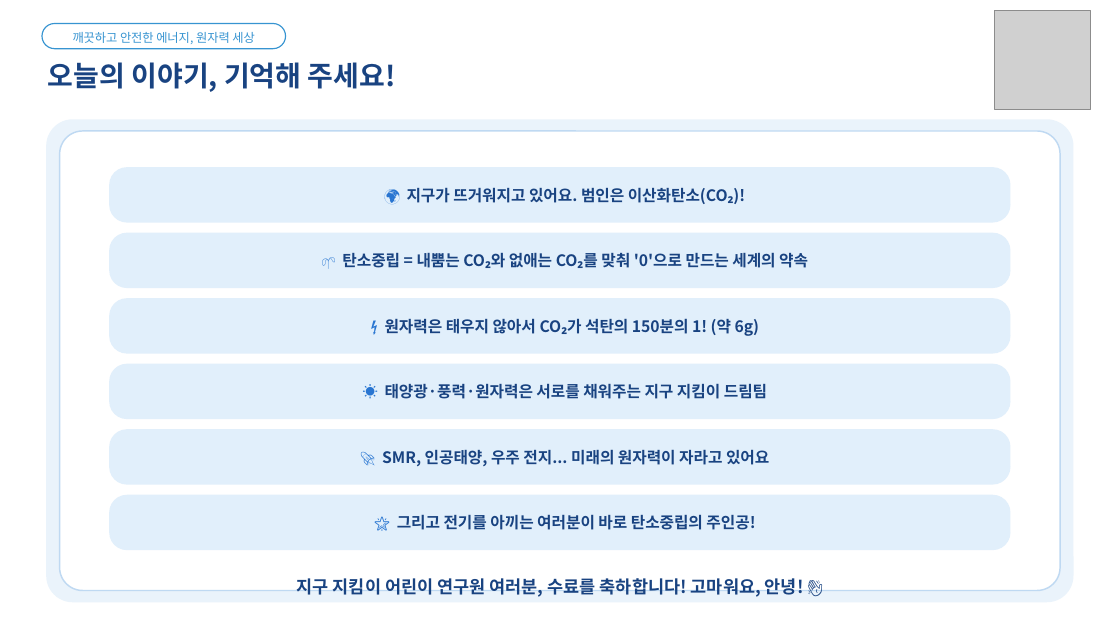
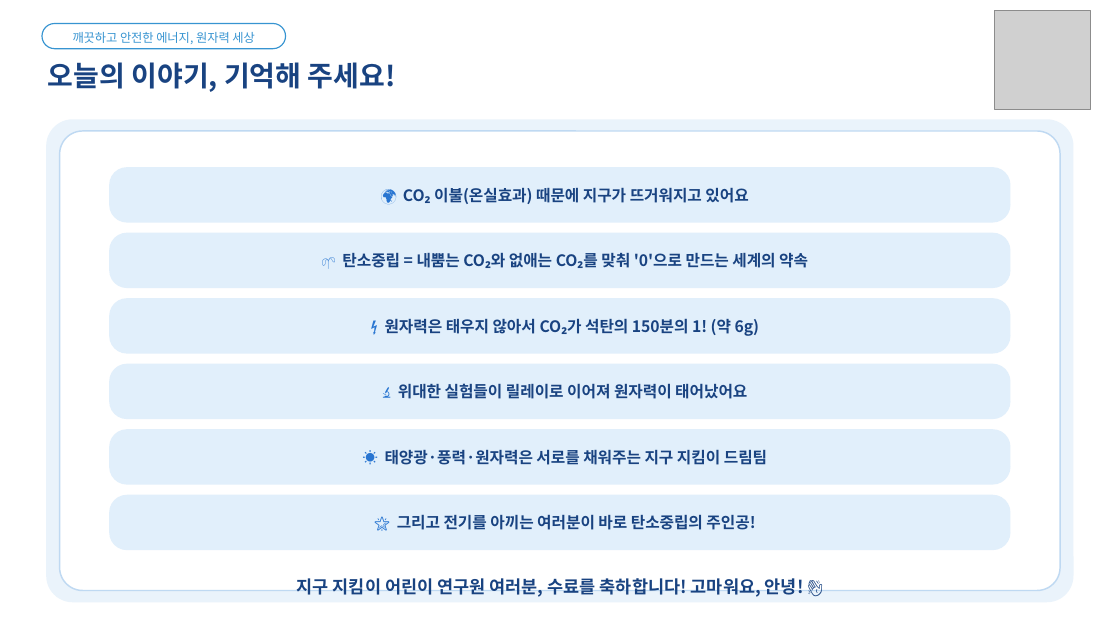
Before and after one commit to parksang-jun/ecture-materials, a slide deck: slide 39 of 강의자료/원자력과 탄소중립_표준양식.pptx (slide 36 before the commit). Drawn at 1120x630 pixels with LibreOffice and Linux fonts; fonts in the diff are those of the drawing; grey boxes stand for pictures. Boxes give left, top, right and bottom in pixels: in the first picture for what was removed or moved away, otherwise in the second. Text is boxed around its words. In the diff, an @@ line names an element or a change of style, - is before the commit and + after.

```diff
--- a/강의자료/원자력과 탄소중립_표준양식.pptx
+++ b/강의자료/원자력과 탄소중립_표준양식.pptx
@@ text in rounded rectangle at bbox=[434, 188, 748, 204]: text changed @@
-🌍 지구가 뜨거워지고 있어요. 범인은 이산화탄소(CO₂)!
+🌍 CO₂ 이불(온실효과) 때문에 지구가 뜨거워지고 있어요
@@ rounded rectangle added at bbox=[109, 364, 1011, 419], fill #E1EFFB, 13.5 pt, text #194381, bold @@
+🔬 위대한 실험들이 릴레이로 이어져 원자력이 태어났어요
@@ rounded rectangle "☀️ 태양광·풍력·원자력은 서로를 채워주는 지구 ...": place and size @@
-rounded rectangle "☀️ 태양광·풍력·원자력은 서로를 채워주는 지구 ..." at bbox=[109, 364, 1011, 419]
+rounded rectangle "☀️ 태양광·풍력·원자력은 서로를 채워주는 지구 ..." at bbox=[109, 429, 1011, 485]
@@ rounded rectangle removed at bbox=[109, 429, 1011, 485] @@
-🚀 SMR, 인공태양, 우주 전지... 미래의 원자력이 자라고 있어요
```
Also in this commit, not shown: 17 other slides changed, 8 slides added, 5 slides removed, 1 other file.
